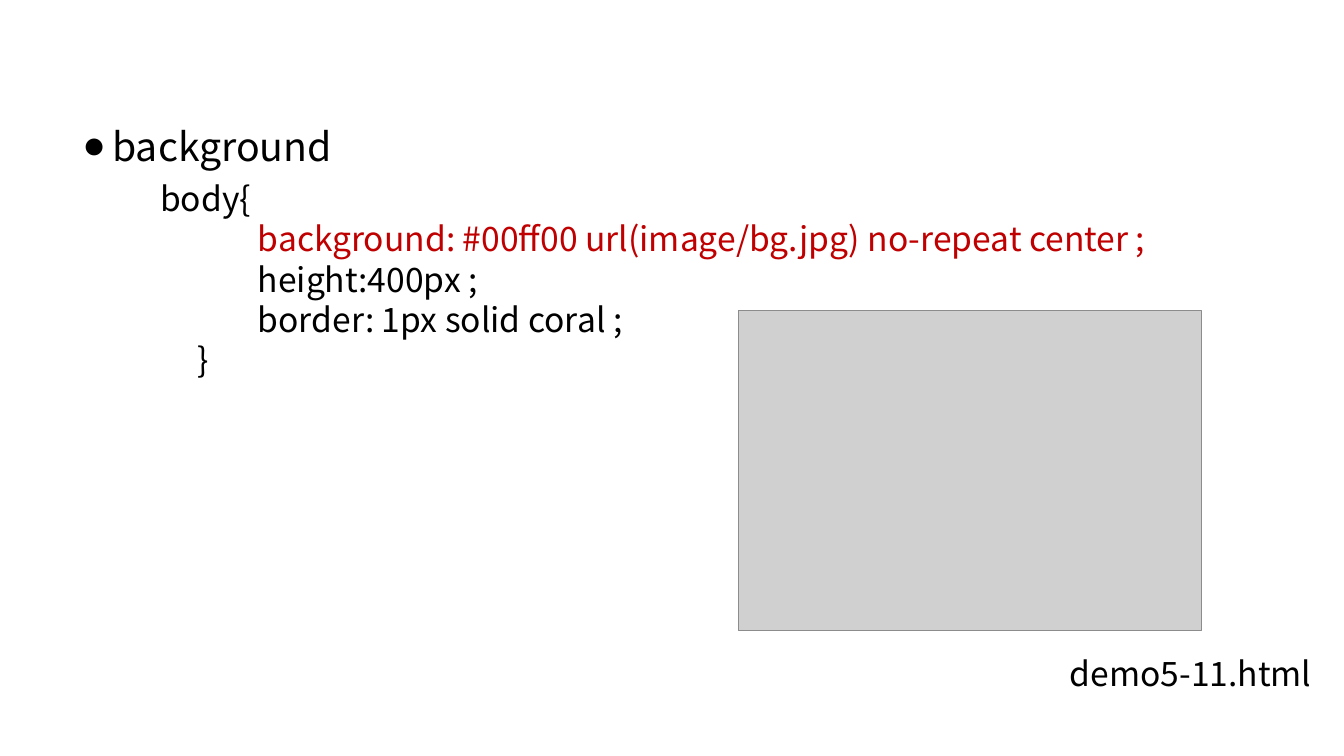
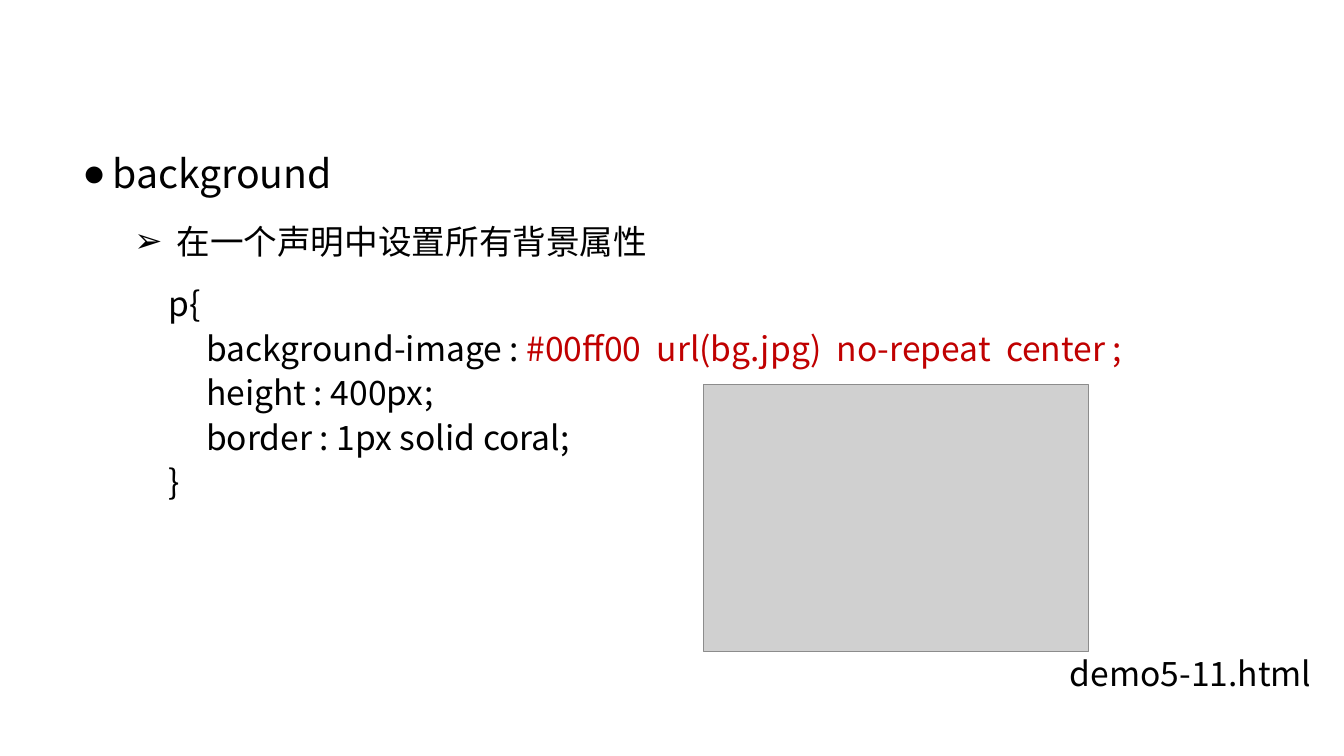
Before and after one commit to liujinmenghaoren/course-web1, a slide deck: slide 44 of materials/slides/ch05-cssStyle.pptx (slide 47 before the commit). Drawn at 1344x756 pixels with LibreOffice and Linux fonts; fonts in the diff are those of the drawing; grey boxes stand for pictures; background and template pictures are left out. Boxes give left, top, right and bottom in pixels: in the first picture for what was removed or moved away, otherwise in the second. Text is boxed around its words. In the diff, an @@ line names an element or a change of style, - is before the commit and + after.

```diff
--- a/materials/slides/ch05-cssStyle.pptx
+++ b/materials/slides/ch05-cssStyle.pptx
@@ text "background": place and size @@
-text "background" at <box>112,129,331,171</box>
+text "background" at <box>112,156,647,257</box>
@@ text at <box>177,225,647,257</box>: paragraph added @@
+  ➢ 在一个声明中设置所有背景属性
@@ text "p{": place and size @@
-text "p{" at <box>160,184,1128,340</box>
+text "p{" at <box>168,289,1105,458</box>
@@ text "p{" at <box>168,289,1105,458</box>: more space between paragraphs @@
@@ text at <box>168,289,1105,458</box>: text changed; text colour #C00000 to #000000 @@
-body{
-background: #00ff00 url(image/bg.jpg) no-repeat center ;
-height:400px ;
-border: 1px solid coral ;
+p{
+background-image : #00ff00 url(bg.jpg) no-repeat center ;
+height : 400px;
+border : 1px solid coral;
@@ picture: place and size @@
-picture at <box>739,311,1202,630</box>
+picture at <box>704,385,1089,652</box>
```
Also in this commit, not shown: 46 other slides changed, 3 slides added, 8 slides removed, 31 other files.
